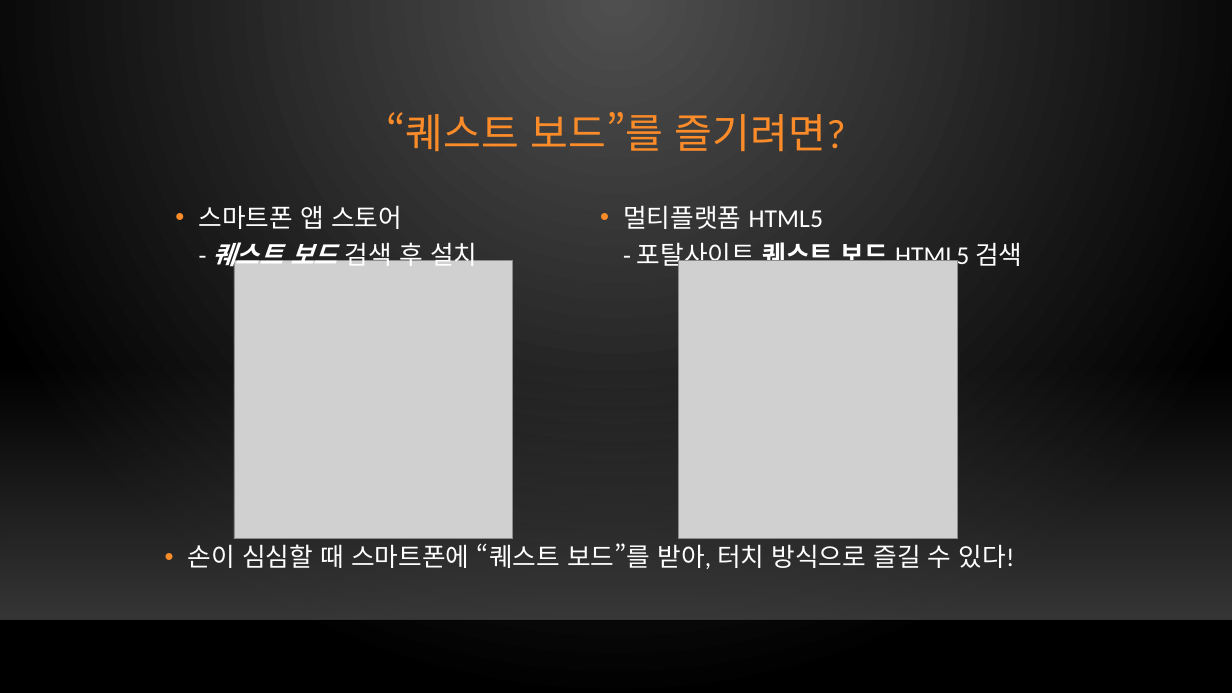
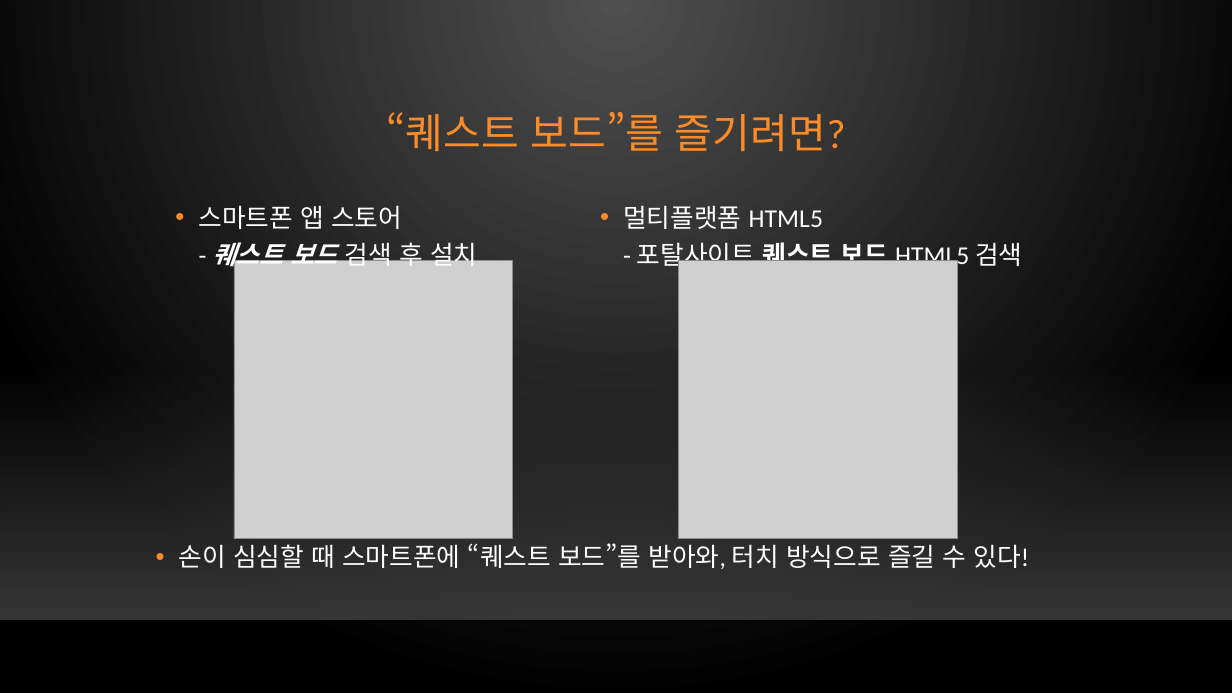
Before and after one commit to xqiwipx/first_project, a slide deck: slide 16 of Kims_project.pptx. Drawn at 1232x693 pixels with LibreOffice and Linux fonts; fonts in the diff are those of the drawing; grey boxes stand for pictures; background and template pictures are left out. Boxes give left, top, right and bottom in pixels: in the first picture for what was removed or moved away, otherwise in the second. Text is boxed around its words. In the diff, an @@ line names an element or a change of style, - is before the commit and + after.

```diff
--- a/Kims_project.pptx
+++ b/Kims_project.pptx
@@ text at box(179, 543, 1029, 569): text changed @@
-• 손이 심심할 때 스마트폰에 “퀘스트 보드”를 받아, 터치 방식으로 즐길 수 있다!
+• 손이 심심할 때 스마트폰에 “퀘스트 보드”를 받아와, 터치 방식으로 즐길 수 있다!
```
Also in this commit, not shown: 22 other slides changed, 1 slide removed.
